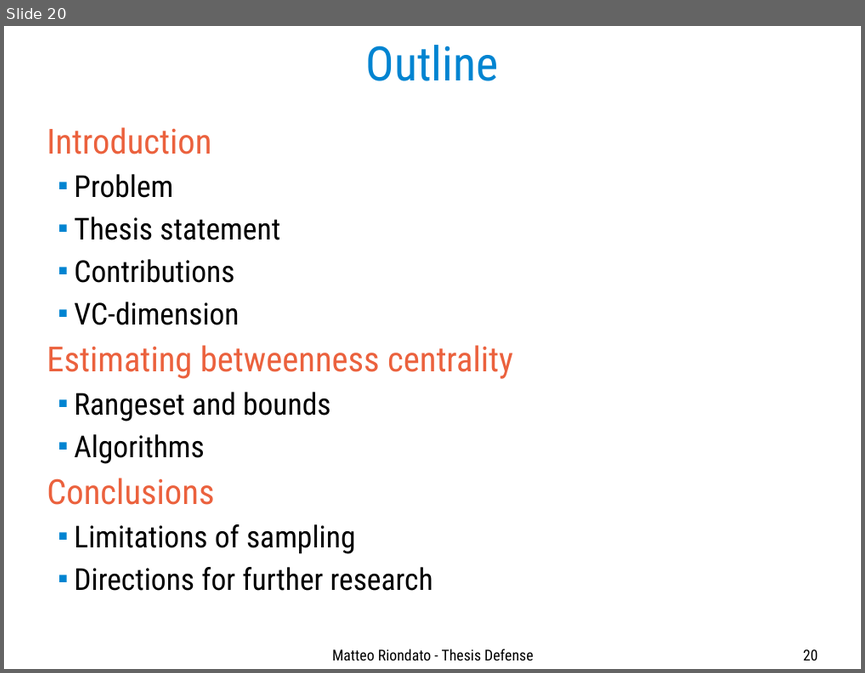
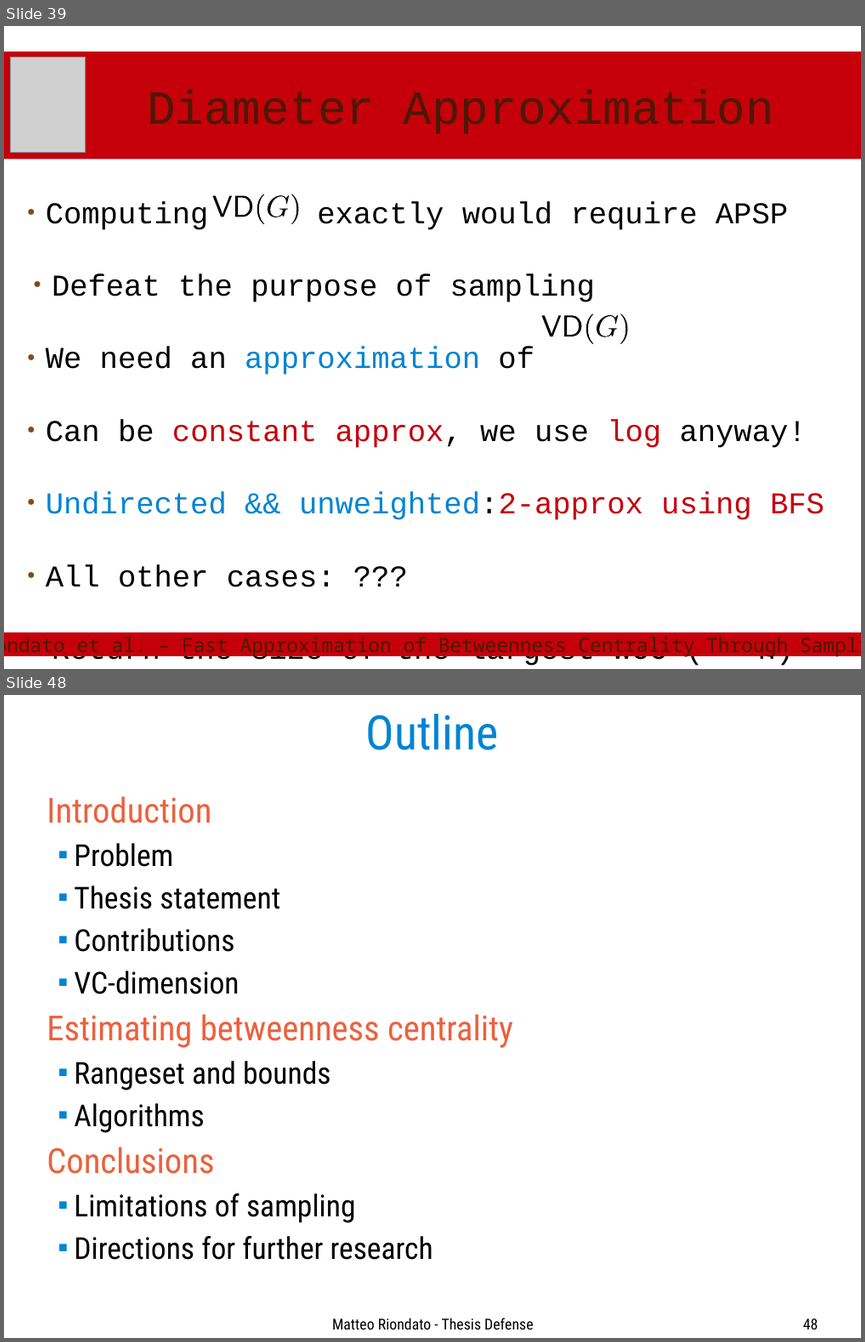
Before and after one commit to ZhizhongIsaacChen/dissertation, a slide deck: defense/Defense-talk.odp. Shown one above the other, each under a label of ours: slide 20 before the commit, slides 39 and 48 after it; the slides between them are not shown. The pictures are 865x673 and 865x1342 pixels, drawn with LibreOffice and Linux fonts; fonts in the diff are those of the drawing; grey boxes stand for pictures. Boxes give left, top, right and bottom in pixels: in the first picture for what was removed or moved away, otherwise in the second. Text is boxed around its words. In the diff, an @@ line names an element or a change of style, - is before the commit and + after.

Commit message:
Import betweenness slides. To reformat and expand.

```diff
--- a/defense/Defense-talk.odp
+++ b/defense/Defense-talk.odp
@@ slide 39 added at box(4, 26, 861, 669), background #FFFFFF @@
@@ title added at box(4, 52, 861, 159), fill #C5000B, 44 pt, text #4C1900 @@
+Diameter Approximation
@@ picture added at box(10, 57, 86, 153) @@
@@ text added at box(46, 202, 824, 667), 28 pt, text #000000 @@
+● Computing exactly would require APSP
+  ● Defeat the purpose of sampling
+● We need an approximation of
+● Can be constant approx, we use log anyway!
+● Undirected && unweighted:2-approx using BFS
+● All other cases: ???
+  ● Return the size of the largest WCC (<= n)
@@ group added at box(212, 194, 302, 224): 6 freeform shapes @@
@@ group added at box(541, 313, 630, 344): 6 freeform shapes @@
@@ rectangle added at box(4, 632, 861, 656), fill #C5000B, outline #C5000B 0 pt, 18 pt, text #4C1900 @@
+Riondato et al. – Fast Approximation of Betweenness Centrality Through Sampling
@@ what was slide 20 is now slide 48 @@
@@ page number at box(803, 1318, 818, 1329): text changed @@
-20
+48
```
Also in this commit, not shown: 3 slides changed, 27 other slides added.
